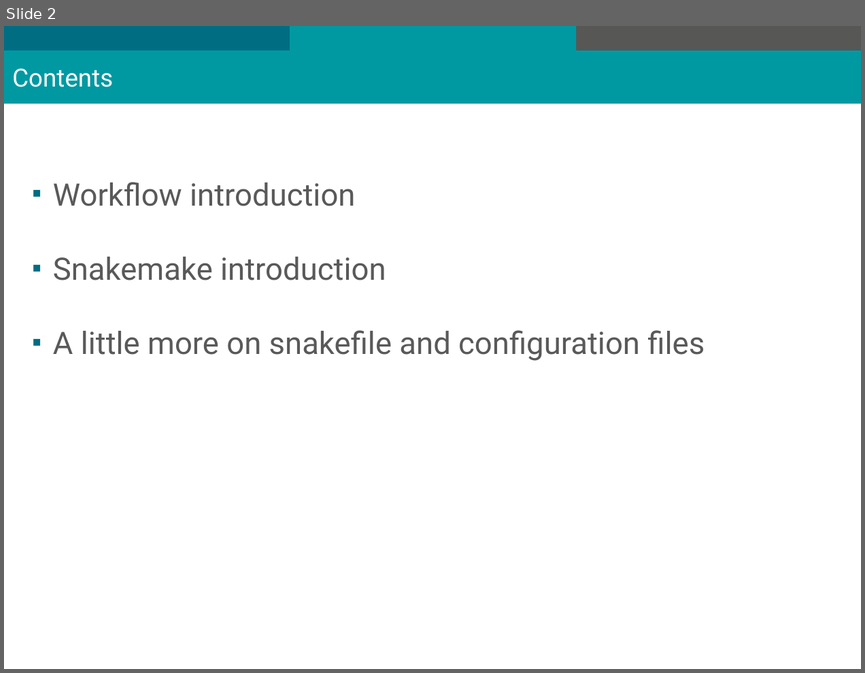
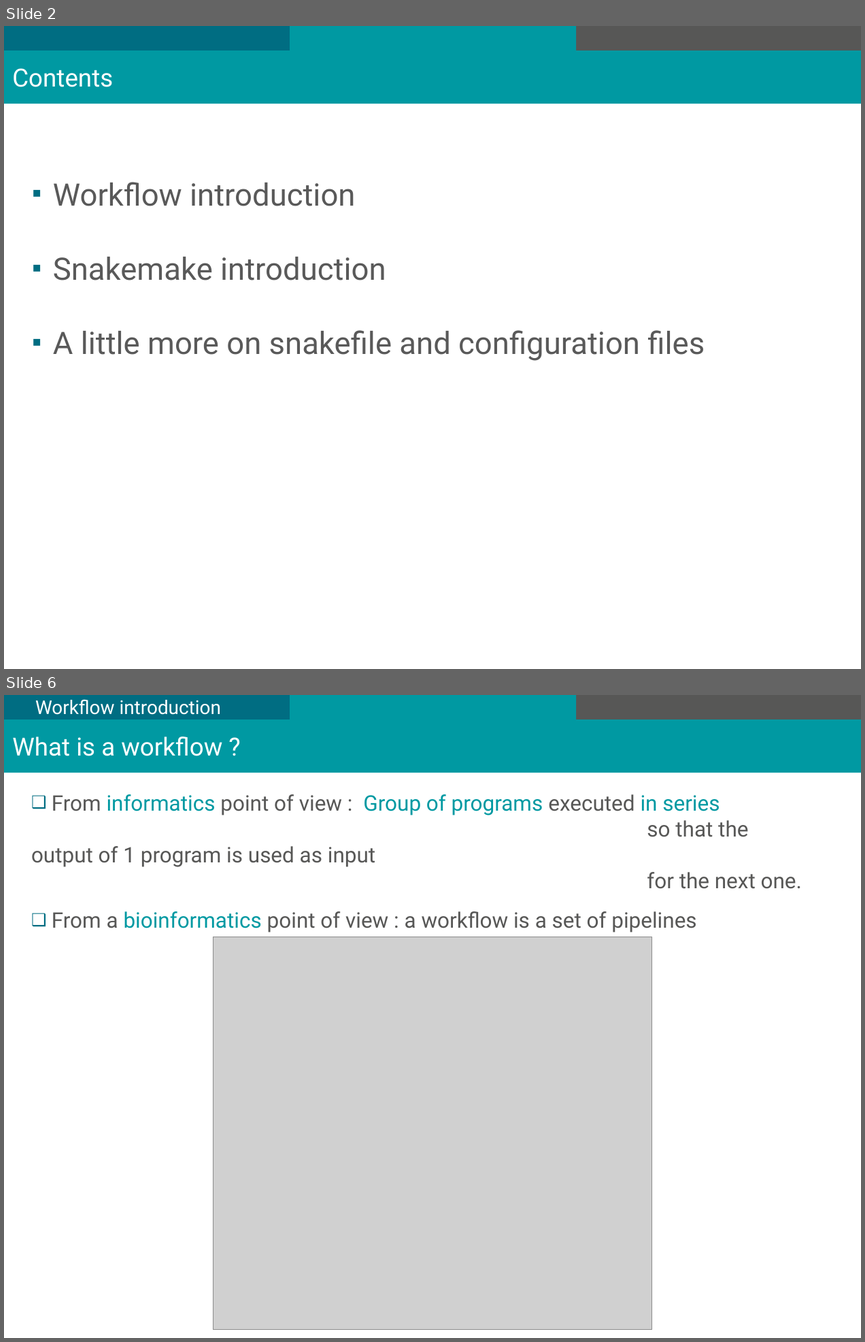
Before and after one commit to mesocentre-clermont-auvergne/formation_fair, a slide deck: fair_workflow/fair_workflow_cours/introduction_snakemake.odp. Shown one above the other, each under a label of ours: slide 2 before the commit, slides 2 and 6 after it; the slides between them are not shown. The pictures are 865x673 and 865x1342 pixels, drawn with LibreOffice and Linux fonts; fonts in the diff are those of the drawing; grey boxes stand for pictures; background and template pictures are left out. Boxes give left, top, right and bottom in pixels: in the first picture for what was removed or moved away, otherwise in the second. Text is boxed around its words. In the diff, an @@ line names an element or a change of style, - is before the commit and + after.

```diff
--- a/fair_workflow/fair_workflow_cours/introduction_snakemake.odp
+++ b/fair_workflow/fair_workflow_cours/introduction_snakemake.odp
@@ slide 6 added at box(4, 695, 861, 1338), background picture (left out) @@
@@ rectangle added at box(4, 695, 290, 722), fill #006D82 @@
@@ rectangle added at box(5, 702, 290, 711), fill #006D82, outline #006D82 0 pt @@
@@ text added at box(35, 699, 222, 715), 16 pt, text #FFFFFF @@
+■ Workflow introduction
@@ rectangle added at box(290, 695, 575, 722), fill #0099A2 @@
@@ rectangle added at box(291, 702, 577, 711), fill #0099A2, outline #0099A2 0 pt @@
@@ ellipse added at box(427, 711, 443, 728), fill #0099A2, outline #0099A2 0 pt @@
@@ rectangle added at box(575, 702, 860, 711), fill #575756, outline #575756 0 pt @@
@@ rectangle added at box(575, 695, 861, 722), fill #575756 @@
@@ rectangle added at box(4, 720, 861, 773), fill #0099A2, 21 pt, text #FFFFFF @@
+What is a workflow ?
@@ text added at box(31, 794, 802, 932), 18 pt, text #575756 @@
+❑ From informatics point of view : Group of programs executed in series
+so that the output of 1 program is used as input
+for the next one.
+❑ From a bioinformatics point of view : a workflow is a set of pipelines
@@ picture added at box(213, 936, 652, 1329) @@
@@ page number added at box(789, 1307, 861, 1338), 14 pt, text #575756 @@
+6
```
Also in this commit, not shown: 16 slides changed, 18 other files.
